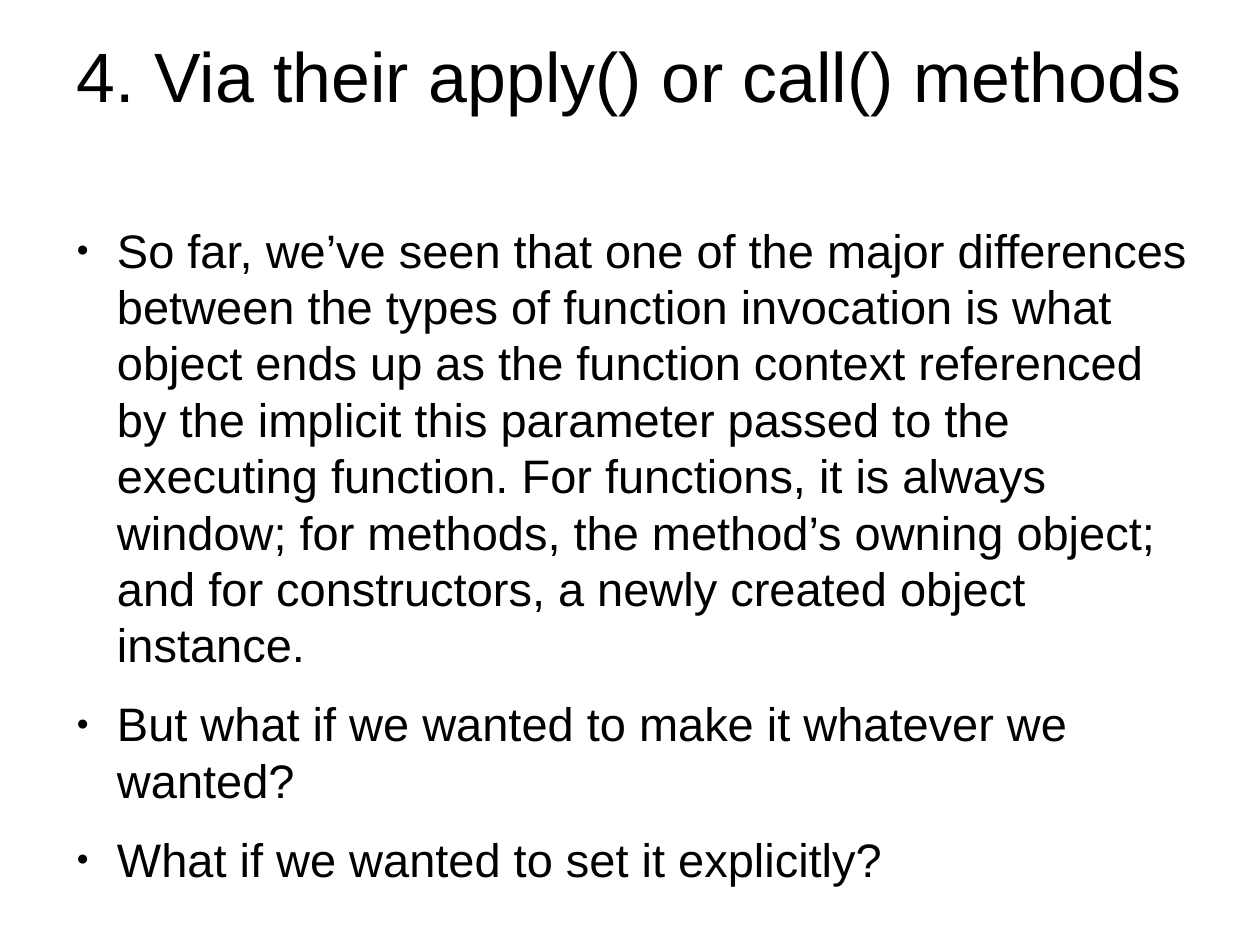
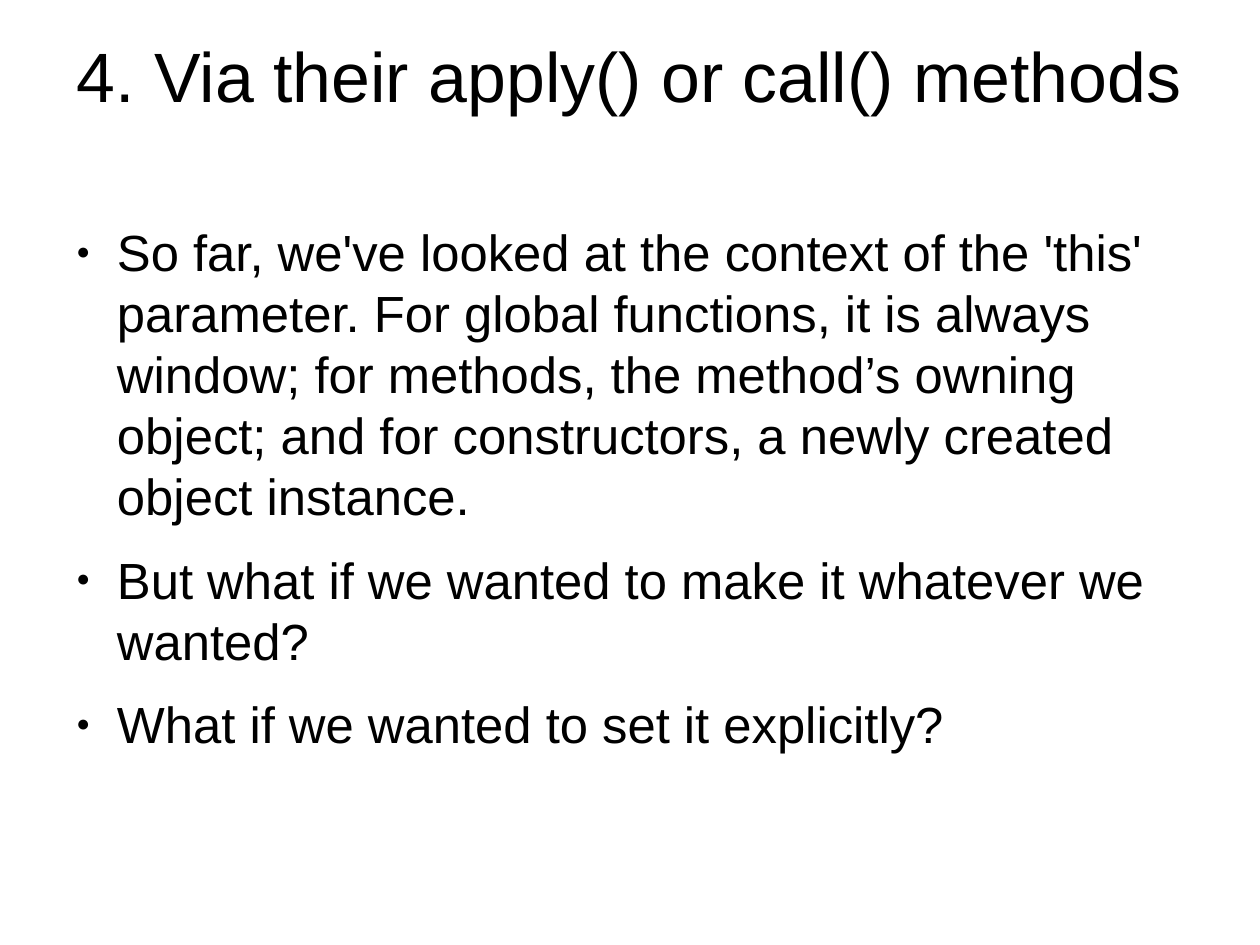
Before and after one commit to tomafc330/presentations, a slide deck: slide 12 of advanced-javascript/presentation.odp (slide 11 before the commit). Drawn at 1260x945 pixels with LibreOffice and Linux fonts; fonts in the diff are those of the drawing. Boxes give left, top, right and bottom in pixels: in the first picture for what was removed or moved away, otherwise in the second. Text is boxed around its words. In the diff, an @@ line names an element or a change of style, - is before the commit and + after.

```diff
--- a/advanced-javascript/presentation.odp
+++ b/advanced-javascript/presentation.odp
@@ text at (x1=117, y1=234, x2=1142, y2=526): text changed; size 29.6 to 32 pt @@
-● So far, we’ve seen that one of the major differences between the types of function invocation is what object ends up as the function context referenced by the implicit this parameter passed to the executing function. For functions, it is always window; for methods, the method’s owning object; and for constructors, a newly created object instance.
+● So far, we've looked at the context of the 'this' parameter. For global functions, it is always window; for methods, the method’s owning object; and for constructors, a newly created object instance.
@@ text at (x1=117, y1=562, x2=1144, y2=754): size 29.6 to 32 pt in "But what if we wanted to make ...", "What if we wanted to set it ..." @@
```
Also in this commit, not shown: 13 other slides changed, 7 slides added, 20 other files.
